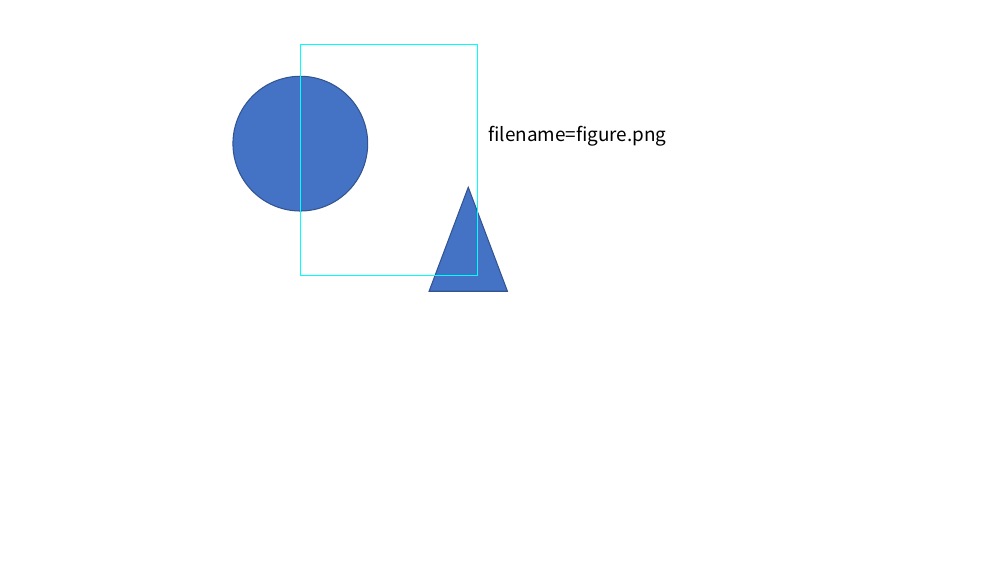
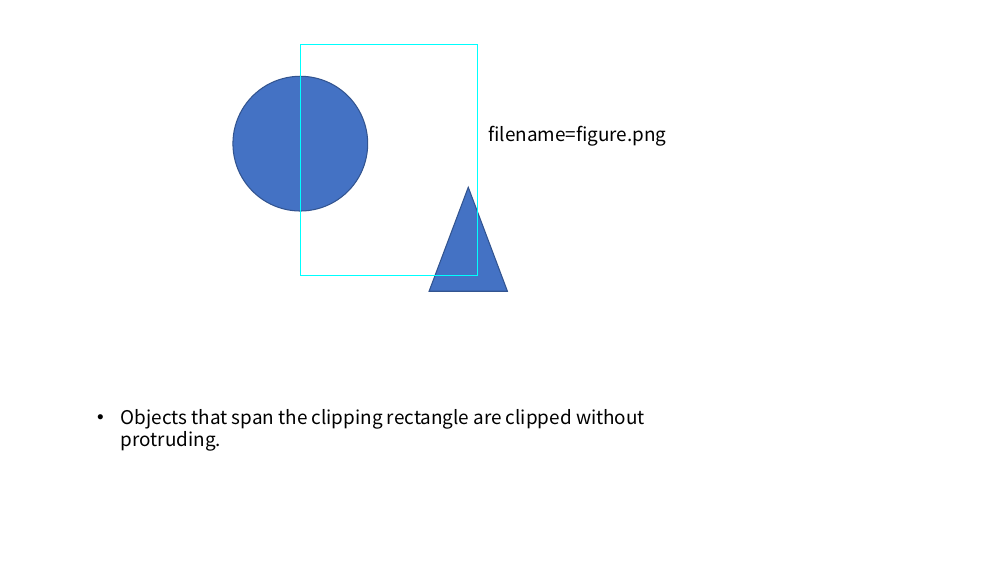
Before and after one commit to Yasuaki-Ito/ptof, a slide deck: slide 2 of sample/sample.pptx. Drawn at 1008x567 pixels with LibreOffice and Linux fonts; fonts in the diff are those of the drawing. Boxes give left, top, right and bottom in pixels: in the first picture for what was removed or moved away, otherwise in the second. Text is boxed around its words. In the diff, an @@ line names an element or a change of style, - is before the commit and + after.

```diff
--- a/sample/sample.pptx
+++ b/sample/sample.pptx
@@ text added at (121, 409, 645, 429), 18 pt, text #000000 @@
+• Objects that span the clipping rectangle are clipped without protruding.
```
Also in this commit, not shown: 2 other slides changed, 2 slides added.
